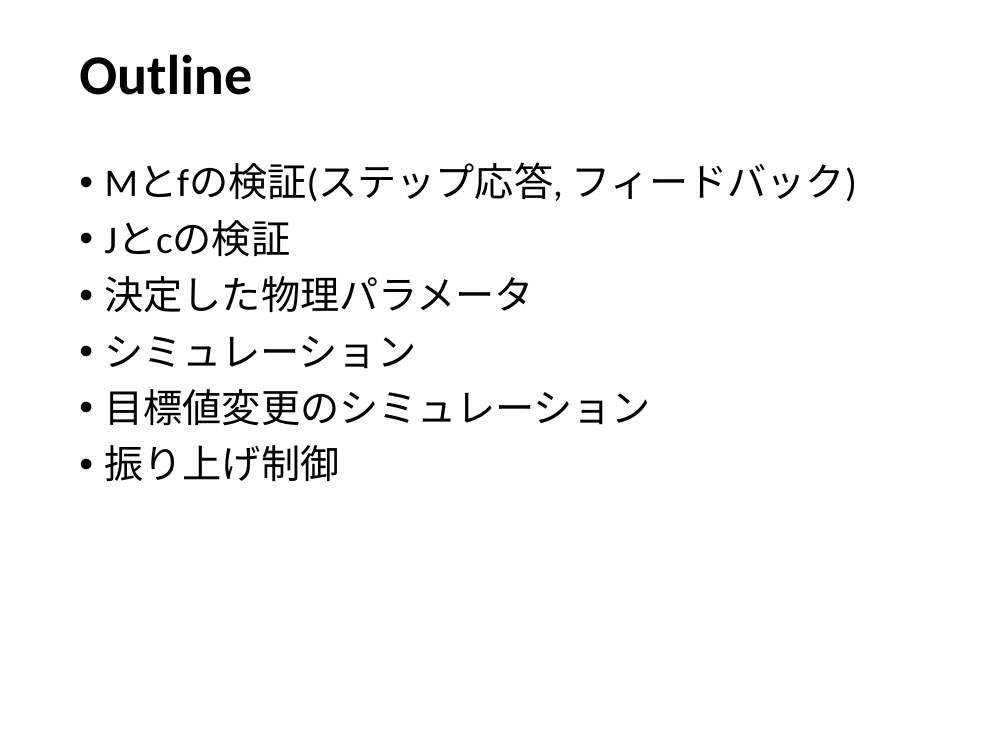
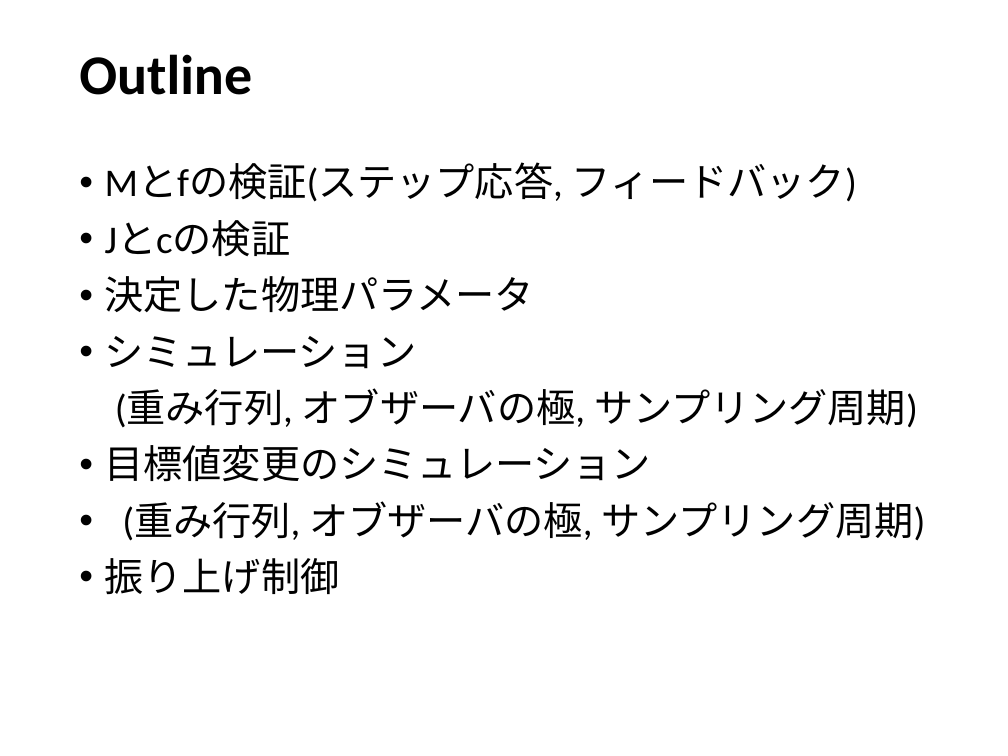
Before and after one commit to arabian9ts/Pendulum, a slide deck: slide 2 of presentation/pendulum_experiment.pptx. Drawn at 1008x756 pixels with LibreOffice and Linux fonts; fonts in the diff are those of the drawing. Boxes give left, top, right and bottom in pixels: in the first picture for what was removed or moved away, otherwise in the second. Text is boxed around its words. In the diff, an @@ line names an element or a change of style, - is before the commit and + after.

```diff
--- a/presentation/pendulum_experiment.pptx
+++ b/presentation/pendulum_experiment.pptx
@@ text at (115,388,918,428): paragraph added @@
+(重み行列, オブザーバの極, サンプリング周期)
@@ text at (122,501,926,541): paragraph added @@
+• (重み行列, オブザーバの極, サンプリング周期)
```
Also in this commit, not shown: 1 other slide changed, 7 slides added, 5 slides removed.
